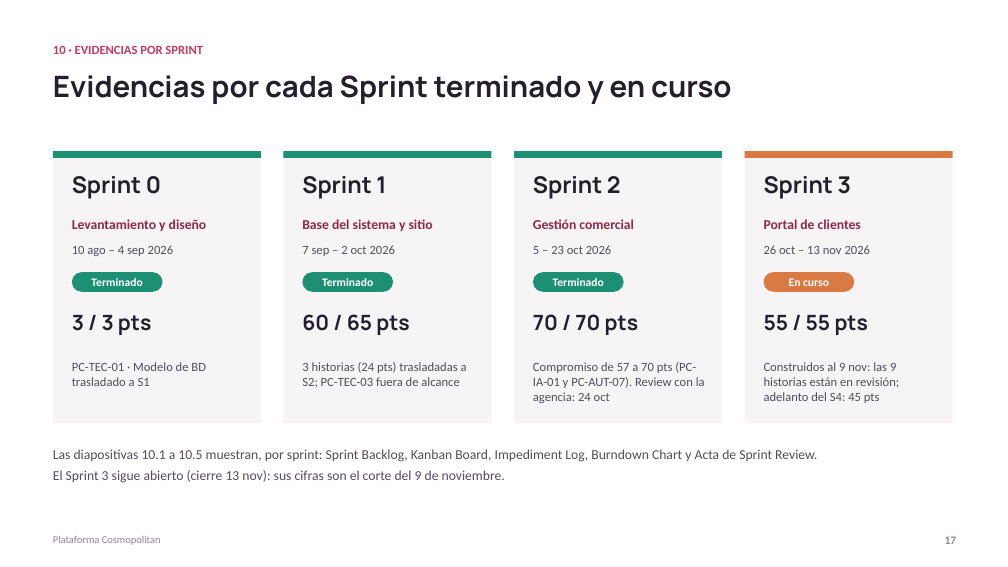
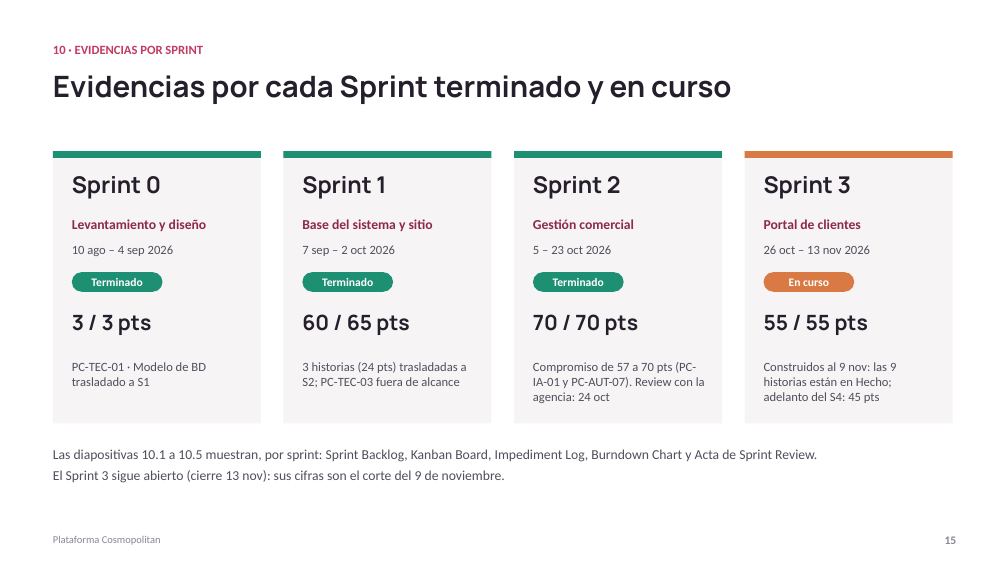
Before and after one commit to ChristianCuadra/capstone, a slide deck: slide 15 of Fase 2/Evidencias Proyecto/Presentación Proyecto.pptx (slide 17 before the commit). Drawn at 1008x567 pixels with LibreOffice and Linux fonts; fonts in the diff are those of the drawing. Boxes give left, top, right and bottom in pixels: in the first picture for what was removed or moved away, otherwise in the second. Text is boxed around its words. In the diff, an @@ line names an element or a change of style, - is before the commit and + after.

Commit message:
Sprint 2 y 3: tarjetas y historias en Hecho (Kanban S2/S3, Sprint Backlog S3, Incremento S3); presentación con una sola diapositiva de modelo de datos; zip del código actualizado

```diff
--- a/Fase 2/Evidencias Proyecto/Presentación Proyecto.pptx
+++ b/Fase 2/Evidencias Proyecto/Presentación Proyecto.pptx
@@ text at box(764, 362, 896, 403): text changed @@
-Construidos al 9 nov: las 9 historias están en revisión; adelanto del S4: 45 pts
+Construidos al 9 nov: las 9 historias están en Hecho; adelanto del S4: 45 pts
@@ text at box(945, 536, 957, 544): text changed @@
-17
+15
```
Also in this commit, not shown: 14 other slides changed, 2 slides removed, 5 other files.
